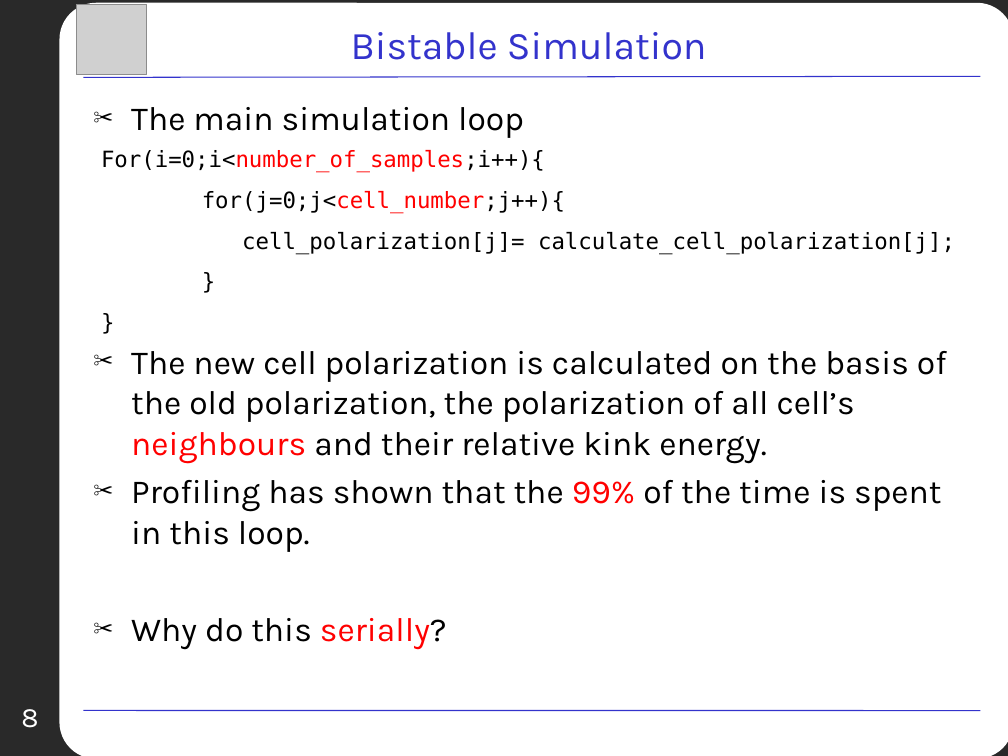
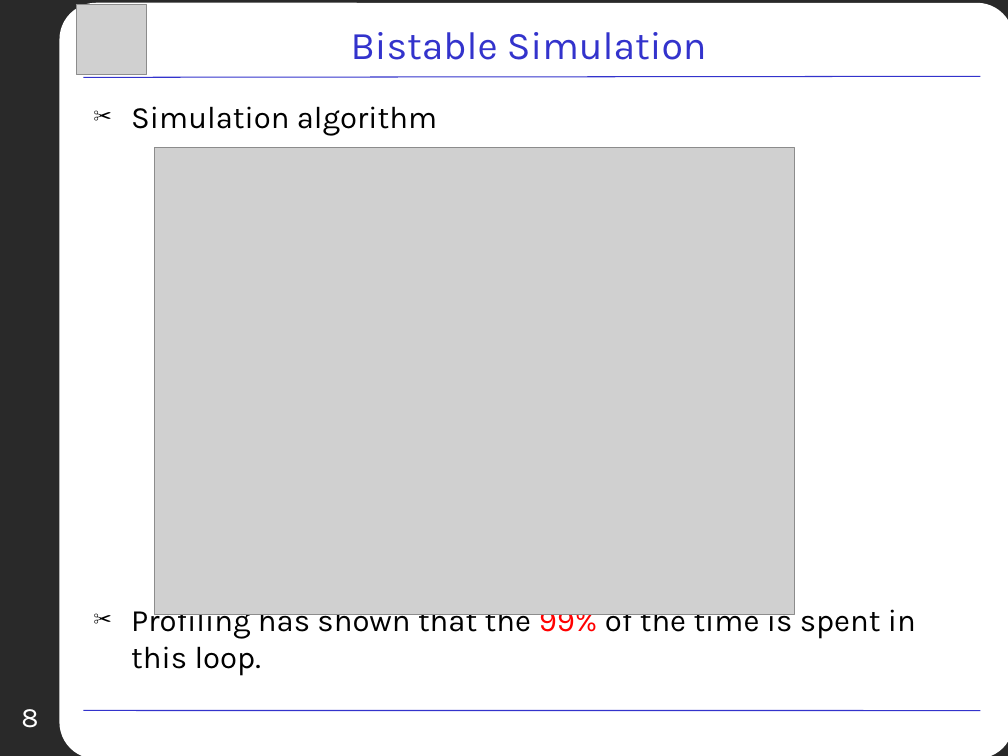
Before and after one commit to Anthz/qcadesigner-cuda, a slide deck: slide 8 of docs/bistable/PPT/Presentation.ppt. Drawn at 1008x756 pixels with LibreOffice and Linux fonts; fonts in the diff are those of the drawing; grey boxes stand for pictures; background and template pictures are left out. Boxes give left, top, right and bottom in pixels: in the first picture for what was removed or moved away, otherwise in the second. Text is boxed around its words. In the diff, an @@ line names an element or a change of style, - is before the commit and + after.

```diff
--- a/docs/bistable/PPT/Presentation.ppt
+++ b/docs/bistable/PPT/Presentation.ppt
@@ text at (131,106,437,135): text changed; size 24 to 22.2 pt @@
-✂ The main simulation loop
-✂ The new cell polarization is calculated on the basis of the old polarization, the polarization of all cell’s neighbours and their relative kink energy.
+✂ Simulation algorithm
@@ picture added at (154,148,794,615) @@
@@ text removed at (101,150,955,254) @@
-For(i=0;i<number_of_samples;i++){
-for(j=0;j<cell_number;j++){
-cell_polarization[j]= calculate_cell_polarization[j];
-}
-}
@@ text at (131,618,447,650): paragraph removed @@
-✂ Why do this serially?
@@ text at (131,603,916,675): size 24 to 22.2 pt in "Profiling has shown that the 99% of ..." @@
```
Also in this commit, not shown: 10 other slides changed, 4 slides added, 3 slides removed, 1 other file.
